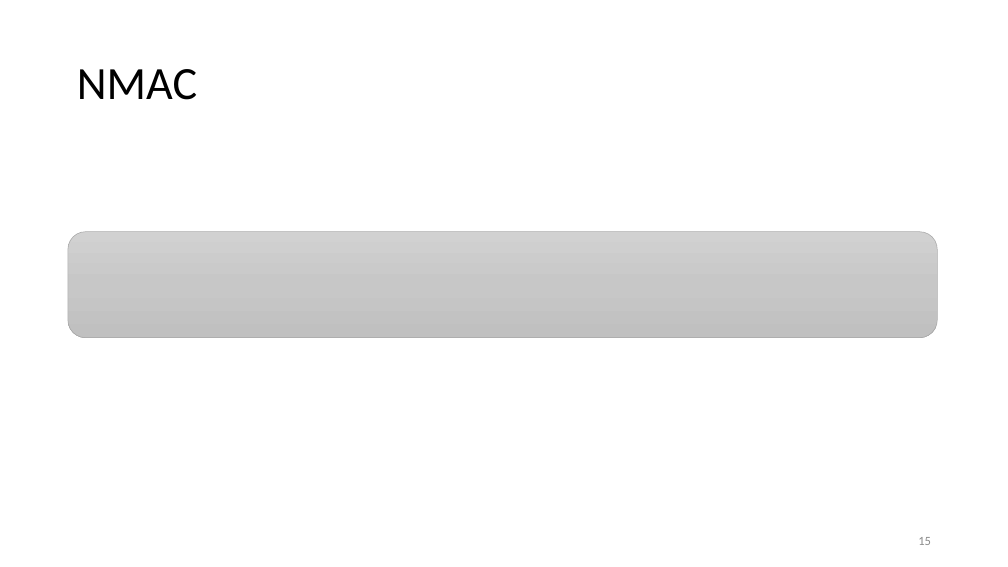
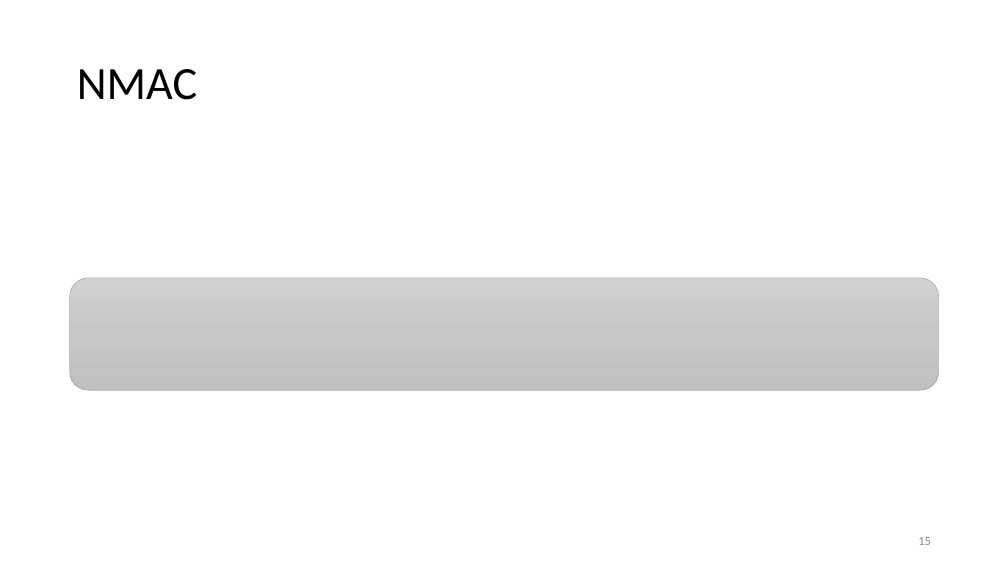
Before and after one commit to GeorgyFirsov-s-forks/CryptoLectures, a slide deck: slide 15 of Lectures/Lecture10.pptx. Drawn at 1008x567 pixels with LibreOffice and Linux fonts; fonts in the diff are those of the drawing; grey boxes stand for pictures. Boxes give left, top, right and bottom in pixels: in the first picture for what was removed or moved away, otherwise in the second. Text is boxed around its words. In the diff, an @@ line names an element or a change of style, - is before the commit and + after.

```diff
--- a/Lectures/Lecture10.pptx
+++ b/Lectures/Lecture10.pptx
@@ rounded rectangle resized from (x1=68, y1=231, x2=938, y2=337) to (x1=70, y1=278, x2=939, y2=390) @@
```
Also in this commit, not shown: 2 other slides changed, 1 other file.
